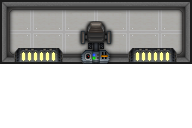
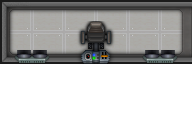
Comparing the layer stacks of the two 192×128 images. Changes:
hid group "Gruppe 1" (18 layers) over 19, 49, 172, 63
added layer "Ebene 5" in group "Gruppe 2 Kopie" over 14, 50, 50, 64
added layer "Ebene 4" in group "Gruppe 2 Kopie" over 142, 50, 178, 64
hid "Ebene 3 Kopie" (2nd of 3, in "Gruppe 2 Kopie") over 14, 48, 177, 62
hid "Ebene 2 Kopie" (2nd of 2, in "Gruppe 2 Kopie") over 2, 2, 192, 64
added layer "Wall" (1st of 2, in "Gruppe 2 Kopie") in group "Gruppe 2 Kopie" over 2, 2, 192, 64
